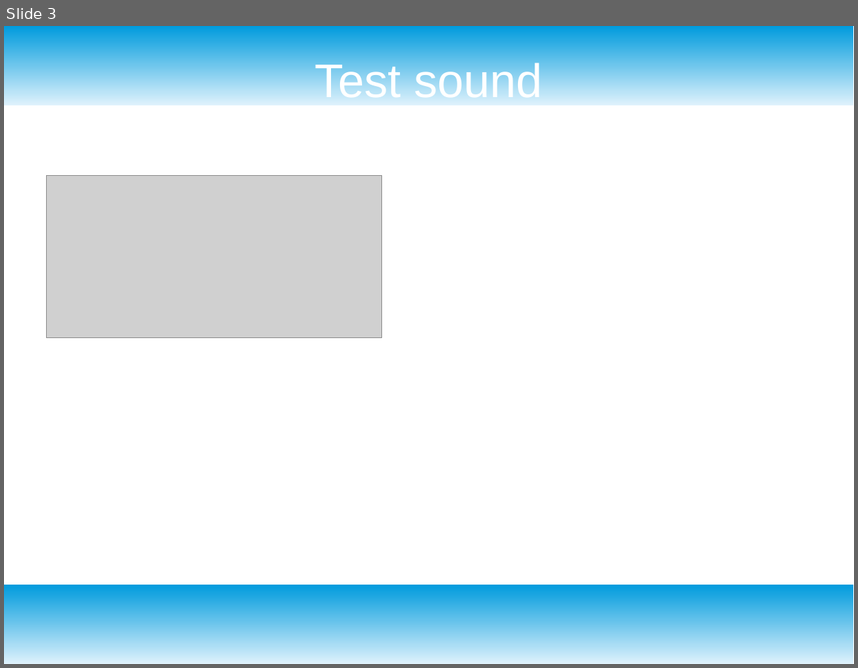
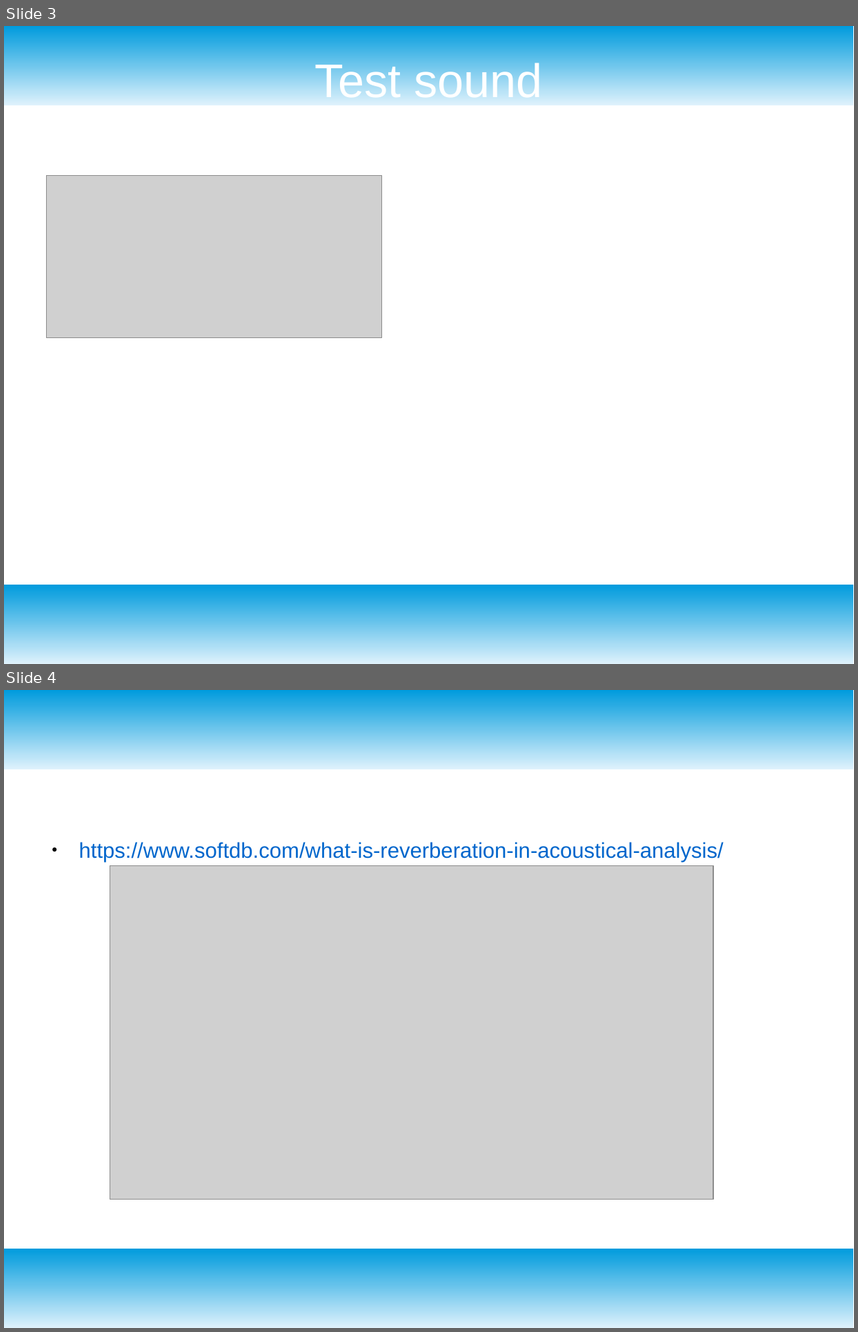
Before and after one commit to jakobatgithub/unreverb, a slide deck: project_presentation.odp. Shown one above the other, each under a label of ours: slide 3 before the commit, slides 3 and 4 after it. The pictures are 858x668 and 858x1332 pixels, drawn with LibreOffice and Linux fonts; fonts in the diff are those of the drawing; grey boxes stand for pictures. Boxes give left, top, right and bottom in pixels: in the first picture for what was removed or moved away, otherwise in the second. Text is boxed around its words. In the diff, an @@ line names an element or a change of style, - is before the commit and + after.

```diff
--- a/project_presentation.odp
+++ b/project_presentation.odp
@@ slide 4 added at bbox=[4, 690, 854, 1328], background #FFFFFF; not listed: 2 template elements that a slide beside it also shows @@
@@ text added at bbox=[79, 842, 724, 862], 20 pt, text #0066CC @@
+● https://www.softdb.com/what-is-reverberation-in-acoustical-analysis/
@@ picture added at bbox=[110, 866, 714, 1199] @@
```
Also in this commit, not shown: 1 other slide added, 1 slide removed.
